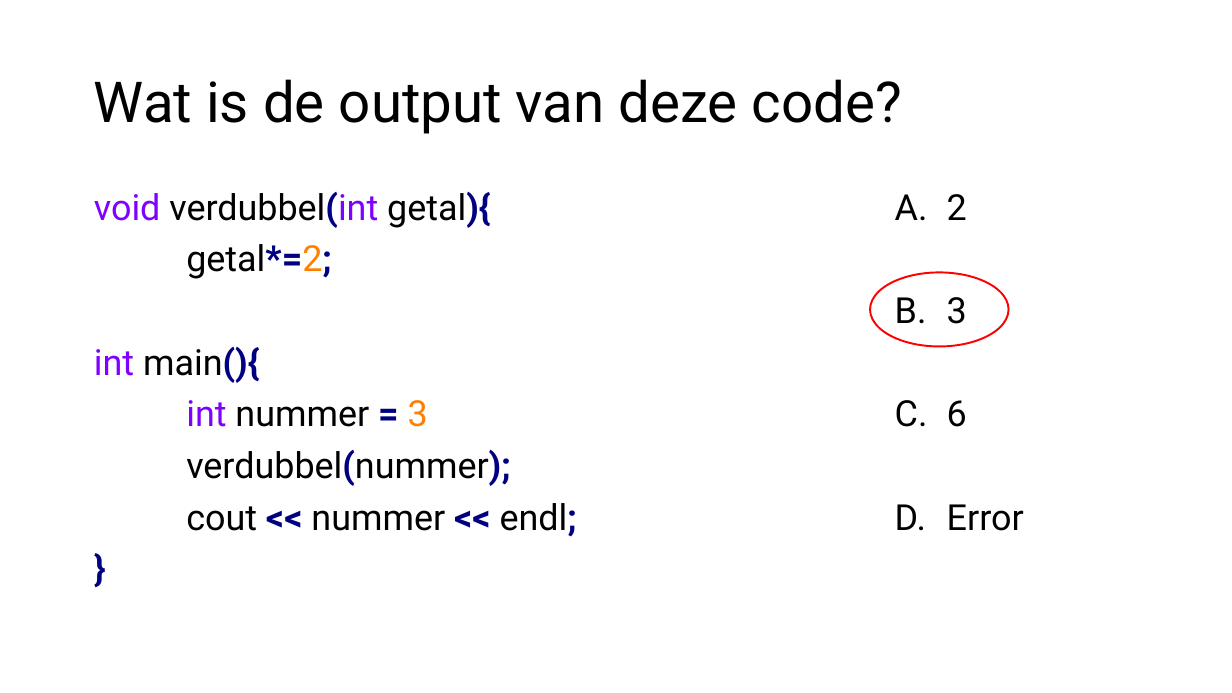
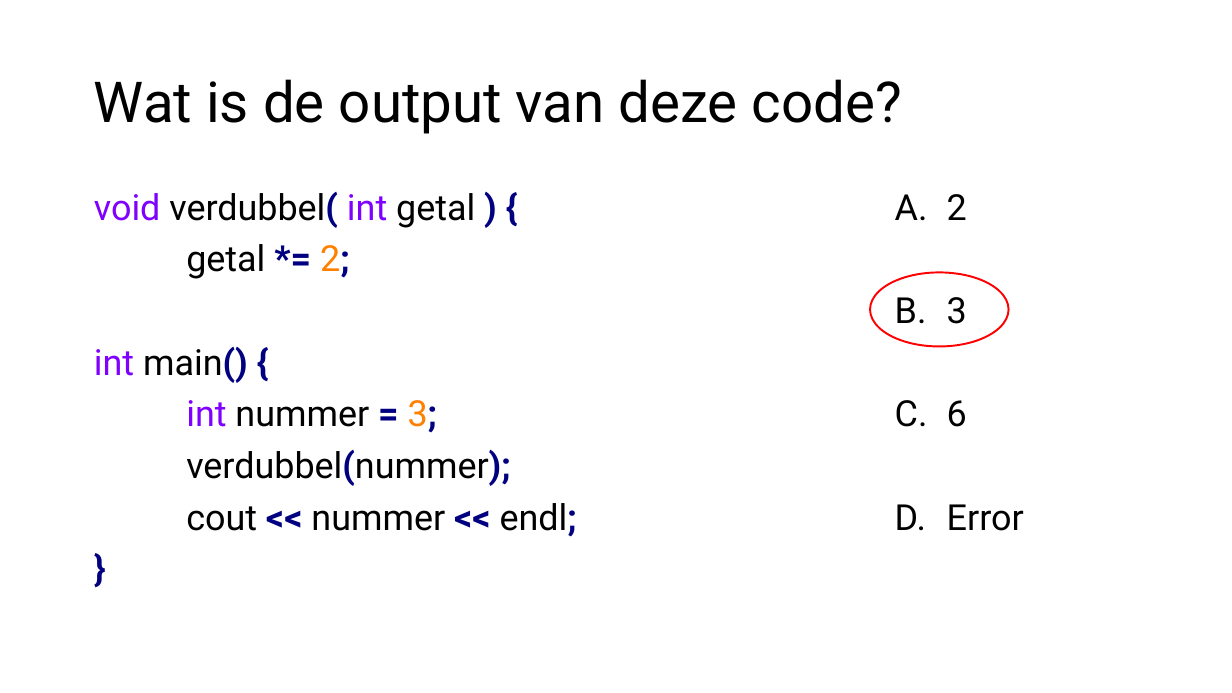
Before and after one commit to HU-TI-DEV/TI-S2, a slide deck: slide 17 of slides/S2_Functions.pptx. Drawn at 1232x693 pixels with LibreOffice and Linux fonts; fonts in the diff are those of the drawing. Boxes give left, top, right and bottom in pixels: in the first picture for what was removed or moved away, otherwise in the second. Text is boxed around its words. In the diff, an @@ line names an element or a change of style, - is before the commit and + after.

```diff
--- a/slides/S2_Functions.pptx
+++ b/slides/S2_Functions.pptx
@@ text at [94, 192, 475, 432]: text changed @@
-void verdubbel(int getal){
-getal*=2;
-int main(){
-int nummer = 3
+void verdubbel( int getal ) {
+getal *= 2;
+int main() {
+int nummer = 3;
```
Also in this commit, not shown: 18 other slides changed, 1 other file.
